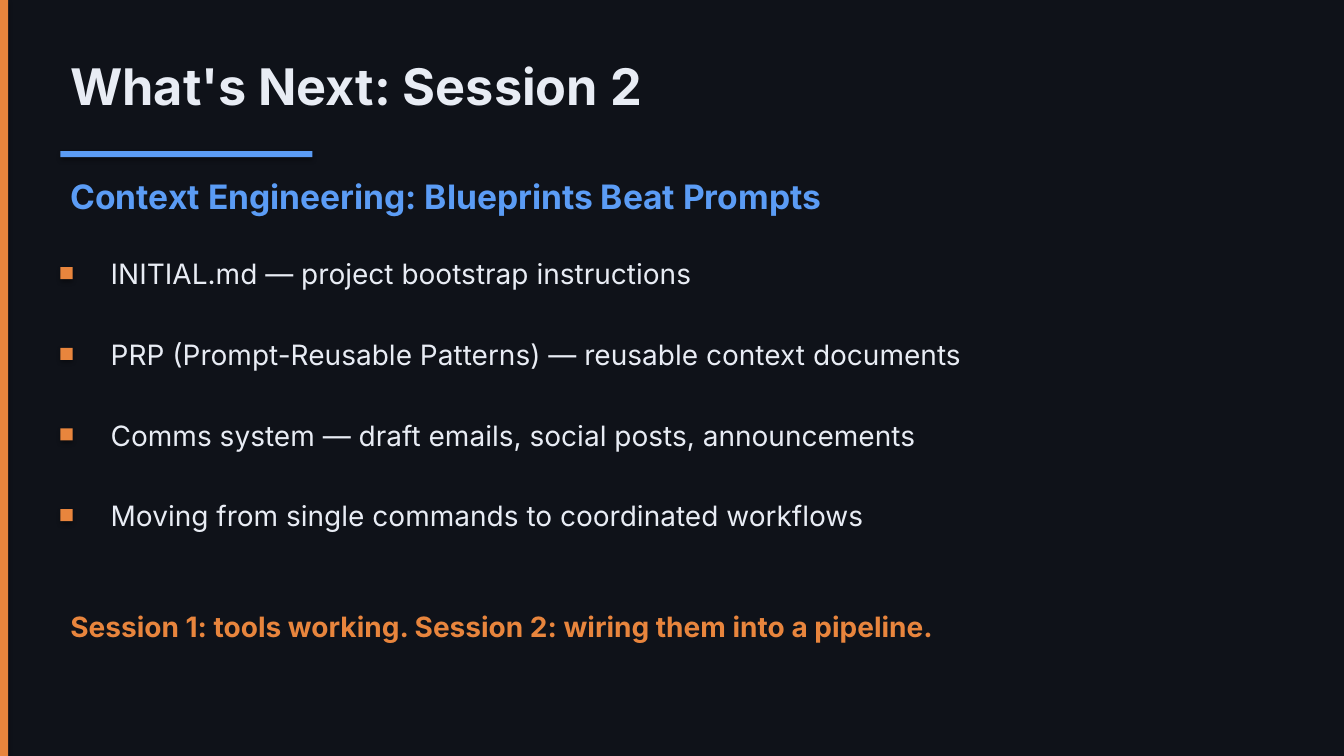
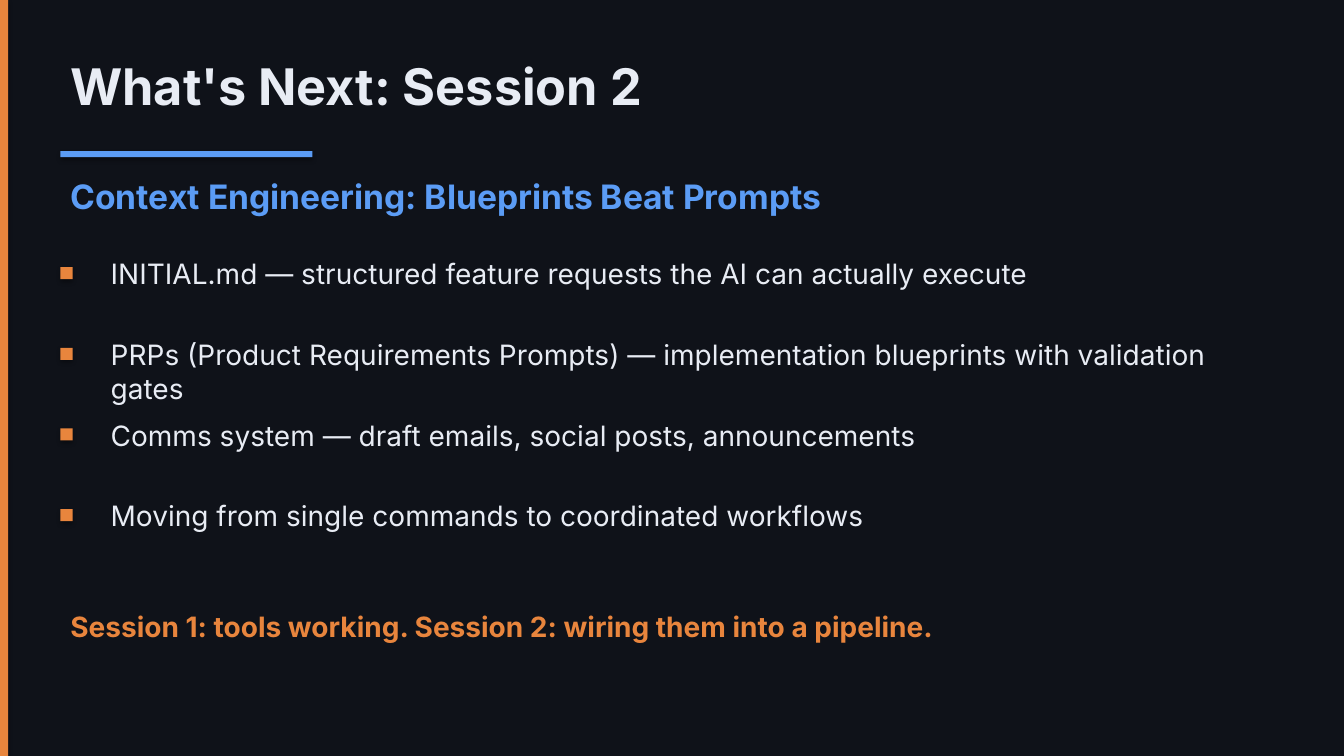
Before and after one commit to nickyeager/tucson-claude-code-meetup, a slide deck: slide 26 of slides/session-1-fundamentals.pptx. Drawn at 1344x756 pixels with LibreOffice and Linux fonts; fonts in the diff are those of the drawing. Boxes give left, top, right and bottom in pixels: in the first picture for what was removed or moved away, otherwise in the second. Text is boxed around its words. In the diff, an @@ line names an element or a change of style, - is before the commit and + after.

```diff
--- a/slides/session-1-fundamentals.pptx
+++ b/slides/session-1-fundamentals.pptx
@@ text at (111, 262, 1027, 290): text changed @@
-INITIAL.md — project bootstrap instructions
+INITIAL.md — structured feature requests the AI can actually execute
@@ text at (111, 342, 1205, 405): text changed @@
-PRP (Prompt-Reusable Patterns) — reusable context documents
+PRPs (Product Requirements Prompts) — implementation blueprints with validation gates
```
Also in this commit, not shown: 2 other files.
